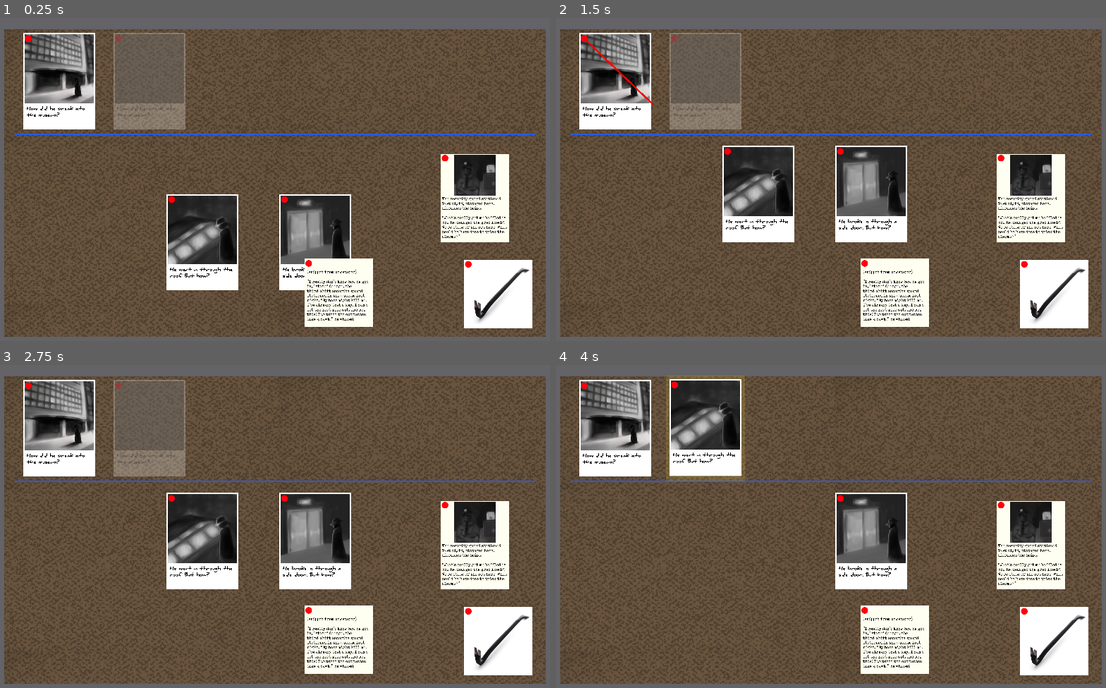
Above: before the commit, frames 1-4 (two rows, left to right).
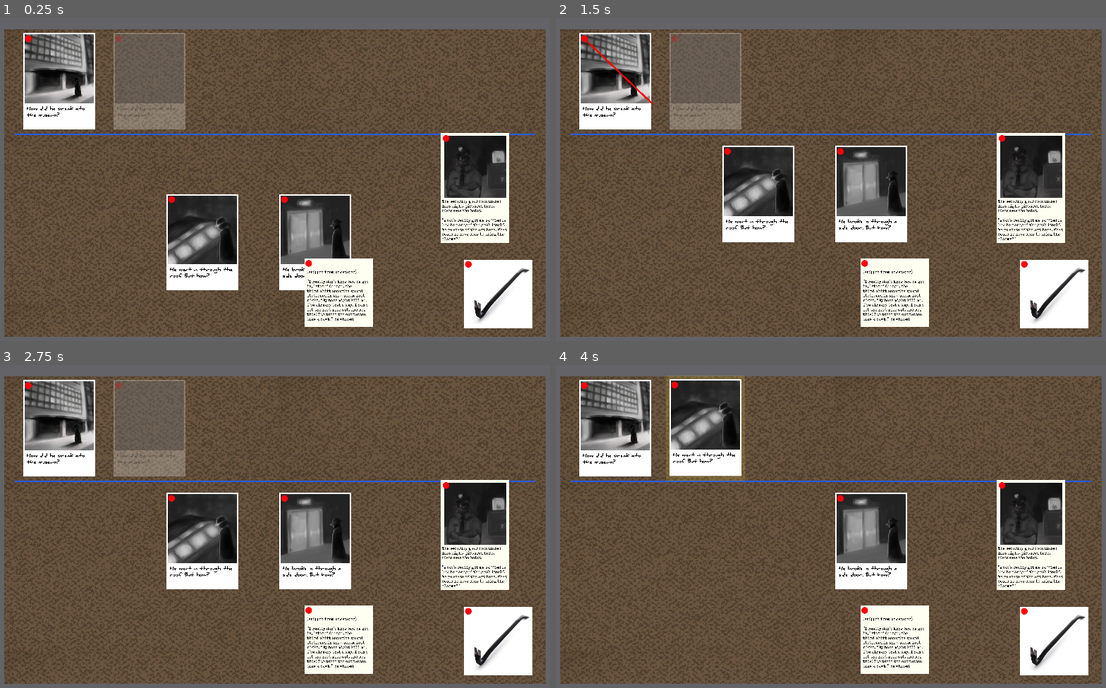
Above: after the commit, the same moments.

Repository: IanWark/VGADGameJamWinter2019
Game: Godot game, scene res://scenes/game_screen.tscn
The game is run twice, just before and just after one commit, with the same random seed, the same clock (stepped at 60 frames per second) and the same inputs.
Inputs (mouse positions are in pixels of both pictures, inside the frame that each line leads up to):
- Up to frame 1 (0.25 s): no input
- Up to frame 2 (1.5 s): drag from (583, 37) to (704, 82) at 0.52 s; tap Enter at 1.25 s; drag from (616, 82) to (726, 150) at 1.27 s
- Up to frame 3 (2.75 s): tap Space at 2 s; move the mouse to (121, 384) at 2.02 s; press the mouse at (121, 384) at 2.03 s
- Up to frame 4 (4 s): release the mouse at (677, 384) at 2.75 s; tap Enter at 2.75 s; drag from (704, 429) to (726, 497) at 2.77 s; tap Space at 3.5 s; drag from (726, 497) to (677, 384) at 3.52 s

The runs differ from the first frame. In frame 1, 2.1% of the frame differs, in the area x 80-93%, y 35-70%; in frame 2, 2.1%; in frame 3, 2.1%; in frame 4, 2.1%.

Commit message:
make panel clue bigger

Diff:
--- a/scenes/clues/panel.tscn
+++ b/scenes/clues/panel.tscn
@@ -12,20 +12,25 @@
 font_data = ExtResource( 3 )
 _sections_unfolded = [ "Font", "Settings" ]
 
+[sub_resource type="RectangleShape2D" id=2]
+
+custom_solver_bias = 0.0
+extents = Vector2( 250, 312 )
+
 [node name="clue" index="0" instance=ExtResource( 1 )]
 
 texture = null
 
 [node name="ColorRect" type="ColorRect" parent="." index="0"]
 
-anchor_left = 0.0
-anchor_top = 0.0
-anchor_right = 0.0
-anchor_bottom = 0.0
-margin_left = -250.0
-margin_top = -248.0
-margin_right = 250.0
-margin_bottom = 393.0
+anchor_left = 0.5
+anchor_top = 0.5
+anchor_right = 0.5
+anchor_bottom = 0.5
+margin_left = -250.5
+margin_top = -400.5
+margin_right = 249.5
+margin_bottom = 399.5
 rect_pivot_offset = Vector2( 0, 0 )
 rect_clip_content = false
 mouse_filter = 2
@@ -33,6 +38,7 @@
 size_flags_horizontal = 1
 size_flags_vertical = 1
 color = Color( 1, 1, 0.94902, 1 )
+_sections_unfolded = [ "Rect" ]
 
 [node name="Picture" type="TextureRect" parent="." index="1"]
 
@@ -40,11 +46,11 @@
 anchor_top = 0.0
 anchor_right = 0.0
 anchor_bottom = 0.0
-margin_left = -149.0
-margin_top = -243.0
-margin_right = 351.0
-margin_bottom = 257.0
-rect_scale = Vector2( 0.6, 0.6 )
+margin_left = -225.0
+margin_top = -380.0
+margin_right = 275.0
+margin_bottom = 120.0
+rect_scale = Vector2( 0.9, 0.9 )
 rect_pivot_offset = Vector2( 0, 0 )
 rect_clip_content = false
 mouse_filter = 2
@@ -62,9 +68,9 @@
 anchor_right = 0.0
 anchor_bottom = 0.0
 margin_left = -239.0
-margin_top = 62.0
+margin_top = 80.0
 margin_right = 251.0
-margin_bottom = 382.0
+margin_bottom = 400.0
 rect_pivot_offset = Vector2( 0, 0 )
 rect_clip_content = true
 mouse_filter = 2
@@ -88,9 +94,15 @@
 scroll_following = false
 selection_enabled = false
 override_selected_font_color = false
-_sections_unfolded = [ "BBCode", "custom_colors", "custom_fonts" ]
+_sections_unfolded = [ "BBCode", "Rect", "custom_colors", "custom_fonts" ]
 
 [node name="CollisionShape2D" parent="Area2D" index="0"]
 
-position = Vector2( 0, 71.7909 )
 scale = Vector2( 1, 1.28376 )
+shape = SubResource( 2 )
+_sections_unfolded = [ "Transform", "Z Index" ]
+
+[node name="pin" parent="." index="4"]
+
+position = Vector2( -210, -360 )
+_sections_unfolded = [ "Transform", "Z Index" ]
Not shown: 1 places in scenes/clues/panel.tscn that only renumber resources
